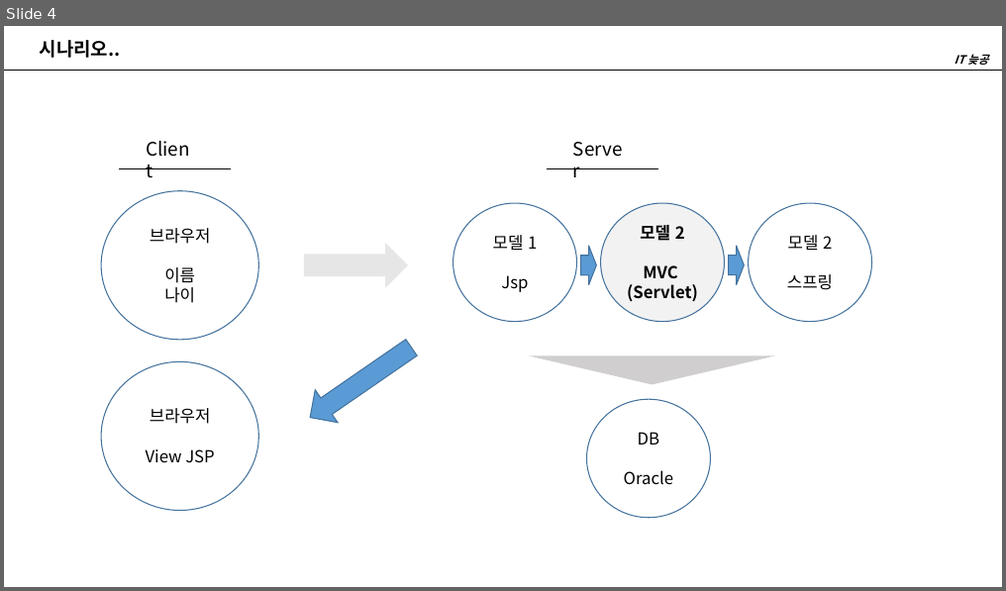
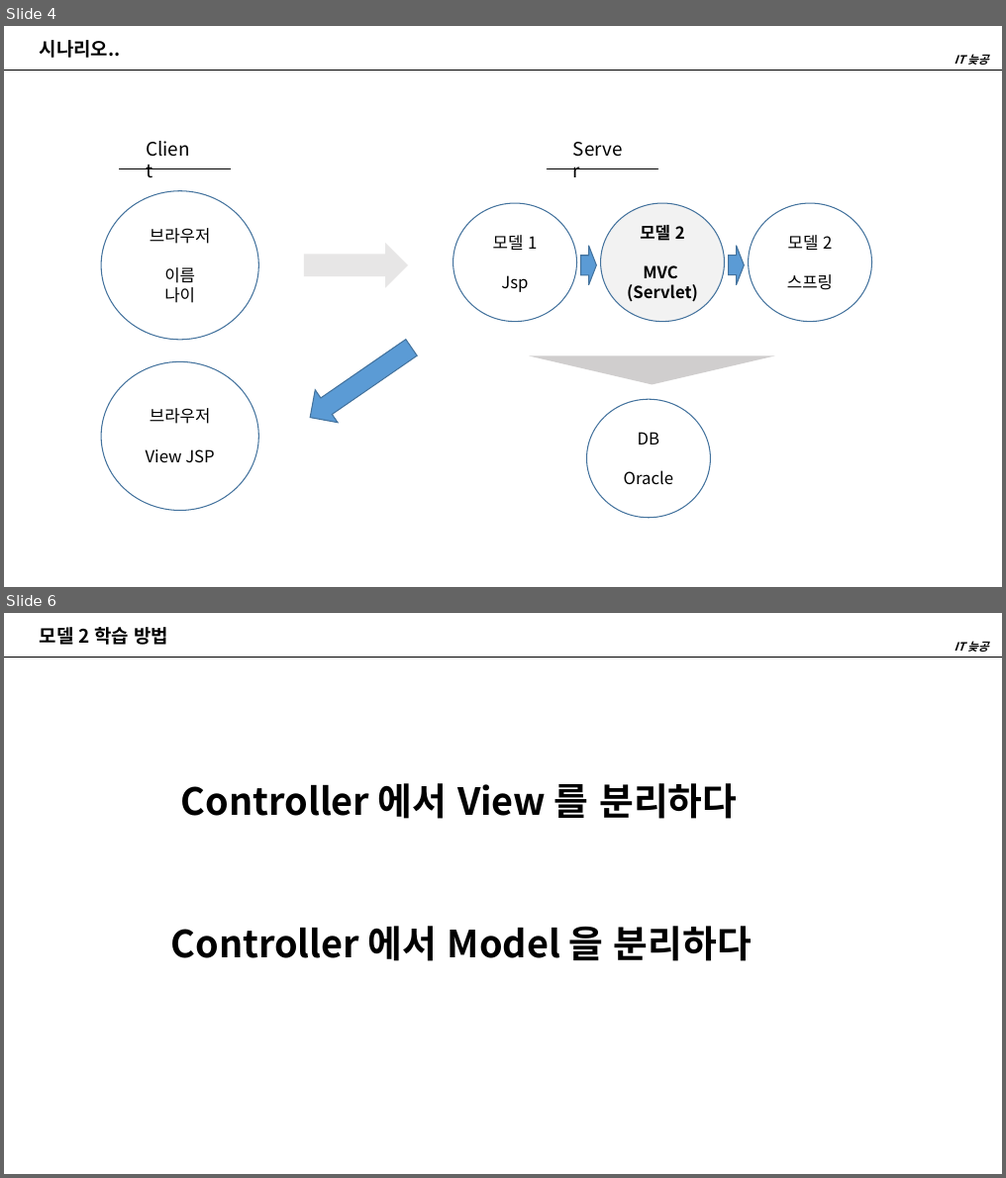
Before and after one commit to dhkim-githup/YouTube, a slide deck: workspace/Model2_MVC.pptx. Shown one above the other, each under a label of ours: slide 4 before the commit, slides 4 and 6 after it; the slides between them are not shown. The pictures are 1006x591 and 1006x1178 pixels, drawn with LibreOffice and Linux fonts; fonts in the diff are those of the drawing. Boxes give left, top, right and bottom in pixels: in the first picture for what was removed or moved away, otherwise in the second. Text is boxed around its words. In the diff, an @@ line names an element or a change of style, - is before the commit and + after.

```diff
--- a/workspace/Model2_MVC.pptx
+++ b/workspace/Model2_MVC.pptx
@@ slide 6 added at (4,613,1002,1174), background #FFFFFF @@
@@ text added at (40,627,168,645), 18 pt, text #000000, bold @@
+모델 2 학습 방법
@@ text added at (954,641,988,652), 11 pt, text #000000, bold, italic @@
+IT 늦공
@@ line added from (4, 658) to (1002, 658), #000000 0.5 pt @@
@@ text added at (181,783,737,819), 36 pt, text #000000, bold @@
+Controller 에서 View 를 분리하다
@@ text added at (171,926,751,961), 36 pt, text #000000, bold @@
+Controller 에서 Model 을 분리하다
```
Also in this commit, not shown: 1 other slide added, 1 slide removed, 6 other files.
